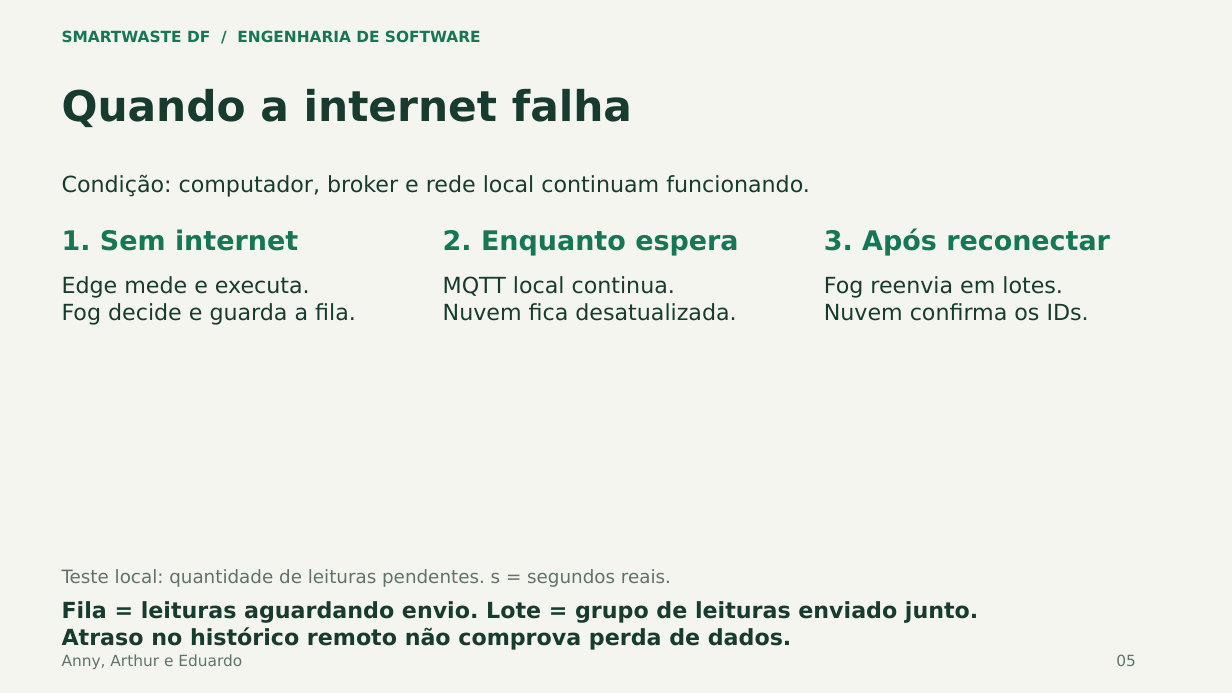
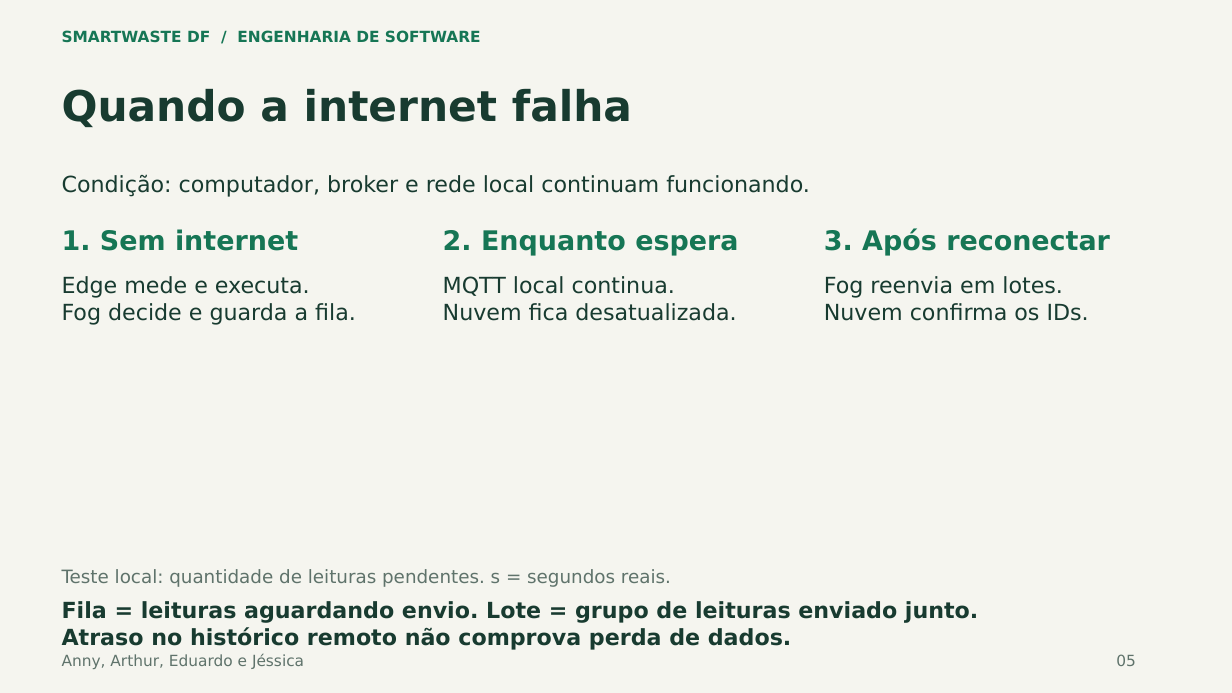
Before and after one commit to annygabb/IoT---Coleta, a slide deck: slide 5 of docs/entrega/SmartWaste_Apresentacao_Atualizada.pptx. Drawn at 1232x693 pixels with LibreOffice and Linux fonts; fonts in the diff are those of the drawing. Boxes give left, top, right and bottom in pixels: in the first picture for what was removed or moved away, otherwise in the second. Text is boxed around its words. In the diff, an @@ line names an element or a change of style, - is before the commit and + after.

```diff
--- a/docs/entrega/SmartWaste_Apresentacao_Atualizada.pptx
+++ b/docs/entrega/SmartWaste_Apresentacao_Atualizada.pptx
@@ text at box(62, 654, 304, 669): text changed @@
-Anny, Arthur e Eduardo
+Anny, Arthur, Eduardo e Jéssica
```
Also in this commit, not shown: 9 other slides changed, 4 slides added, 56 other files.
